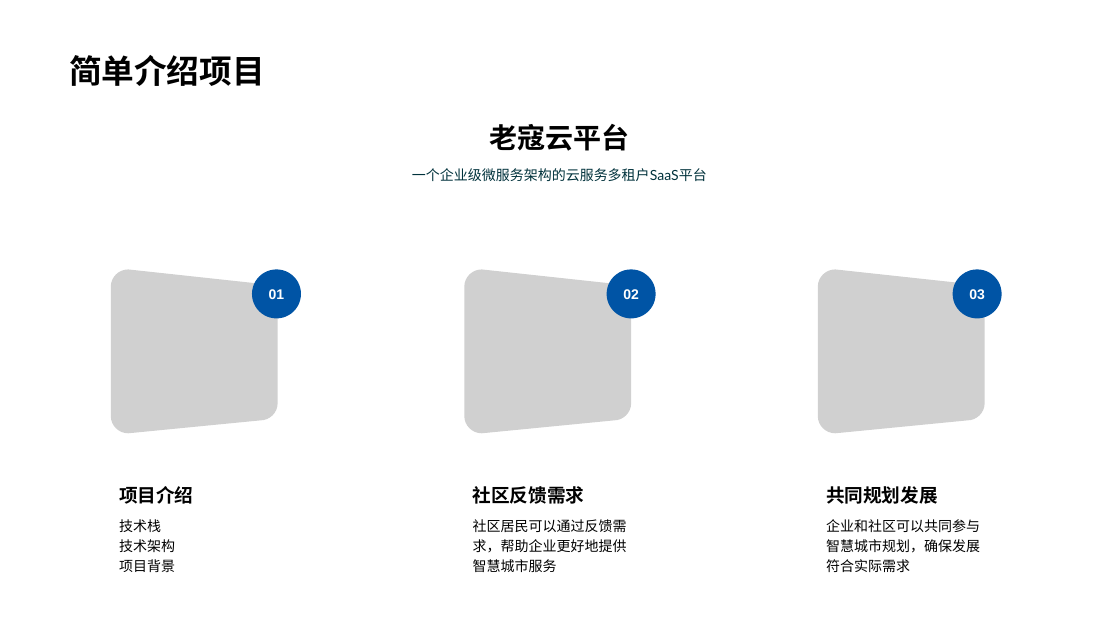
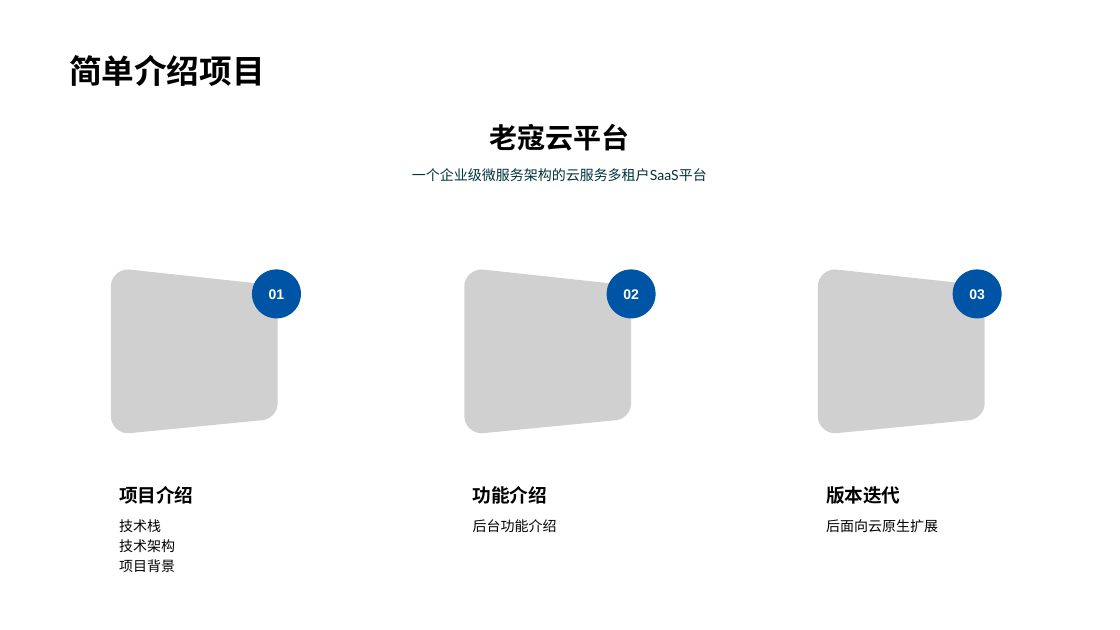
Before and after one commit to KouShenhai/KCloud-Platform-IoT, a slide deck: slide 13 of 老寇云平台-项目运行讲解.pptx. Drawn at 1120x630 pixels with LibreOffice and Linux fonts; fonts in the diff are those of the drawing; grey boxes stand for pictures; background and template pictures are left out. Boxes give left, top, right and bottom in pixels: in the first picture for what was removed or moved away, otherwise in the second. Text is boxed around its words. In the diff, an @@ line names an element or a change of style, - is before the commit and + after.

```diff
--- a/老寇云平台-项目运行讲解.pptx
+++ b/老寇云平台-项目运行讲解.pptx
@@ text at [473,486,547,504]: text changed @@
-社区反馈需求
+功能介绍
@@ text at [826,486,900,504]: text changed @@
-共同规划发展
+版本迭代
@@ text at [473,519,557,532]: text changed @@
-社区居民可以通过反馈需求，帮助企业更好地提供智慧城市服务
+后台功能介绍
@@ text at [826,519,938,532]: text changed @@
-企业和社区可以共同参与智慧城市规划，确保发展符合实际需求
+后面向云原生扩展
```
Also in this commit, not shown: 1 other file.
